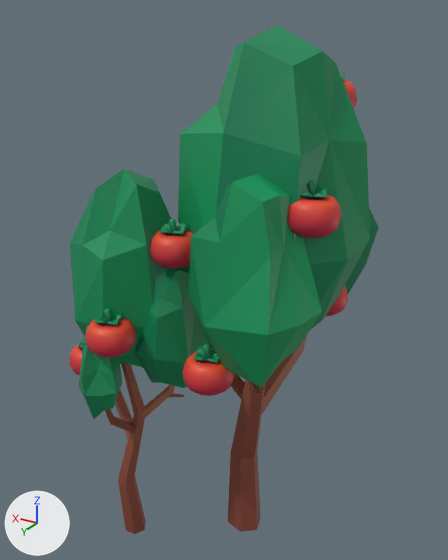
What one commit did to the Blender file art_models/tree3tomato1.blend.
Camera for both pictures: a 50 mm camera at (-4.69, 6.79, 8.69) aimed at (0.03, -1.07, 4.76). Lighting does not change. The marker at lower left points along +X, +Y and +Z. The picture after the commit comes second.

In view in the first picture: 'Tree_temp_climate_005.005', 'Tree_temp_climate_005.006', 'food_ingredient_tomato_Sphere.011', 'food_ingredient_tomato_Sphere.013', 'food_ingredient_tomato_Sphere.014', 'food_ingredient_tomato_Sphere.015', 'food_ingredient_tomato_Sphere.016', 'food_ingredient_tomato_Sphere.020' and 1 more.
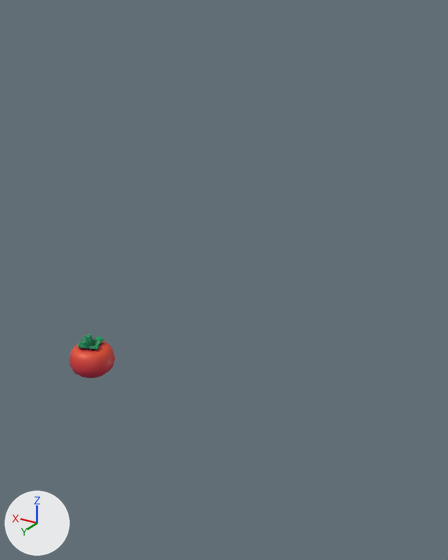
The edits, one by one:
Object 'Tree_temp_climate_005.005' (ob_tree_temp_climate_005_005) is deleted.
Object 'Tree_temp_climate_005.006' (ob_tree_temp_climate_005_006) is deleted.
Object 'food_ingredient_tomato_Sphere.011' (ob_food_ingredient_tomato_sphere_011) is deleted.
Object 'food_ingredient_tomato_Sphere.013' (ob_food_ingredient_tomato_sphere_013) is deleted.
Object 'food_ingredient_tomato_Sphere.014' (ob_food_ingredient_tomato_sphere_014) is deleted.
Object 'food_ingredient_tomato_Sphere.015' (ob_food_ingredient_tomato_sphere_015) is deleted.
Object 'food_ingredient_tomato_Sphere.016' (ob_food_ingredient_tomato_sphere_016) is deleted.
Object 'food_ingredient_tomato_Sphere.020' (ob_food_ingredient_tomato_sphere_020) is deleted.

Changed parts and their boxes (x1, y1, x2, y2) in the pictures (448 x 560 px):
'Tree_temp_climate_005.006', deleted (green): before (178, 25, 379, 532)
'Tree_temp_climate_005.005', deleted (green): before (70, 169, 210, 534)
'food_ingredient_tomato_Sphere.014', deleted (red): before (287, 181, 341, 238)
'food_ingredient_tomato_Sphere.020', deleted (red): before (85, 308, 136, 358)
'food_ingredient_tomato_Sphere.015', deleted (red): before (182, 344, 235, 396)
'food_ingredient_tomato_Sphere.011', deleted (red): before (150, 219, 193, 269)
'food_ingredient_tomato_Sphere.013', deleted: before (326, 286, 348, 316)
'food_ingredient_tomato_Sphere.016', deleted (mostly hidden): before (340, 72, 357, 109)
'food_ingredient_tomato_Sphere.017', unchanged, uncovered by the edit: before (69, 337, 85, 375); after (69, 334, 115, 378)
